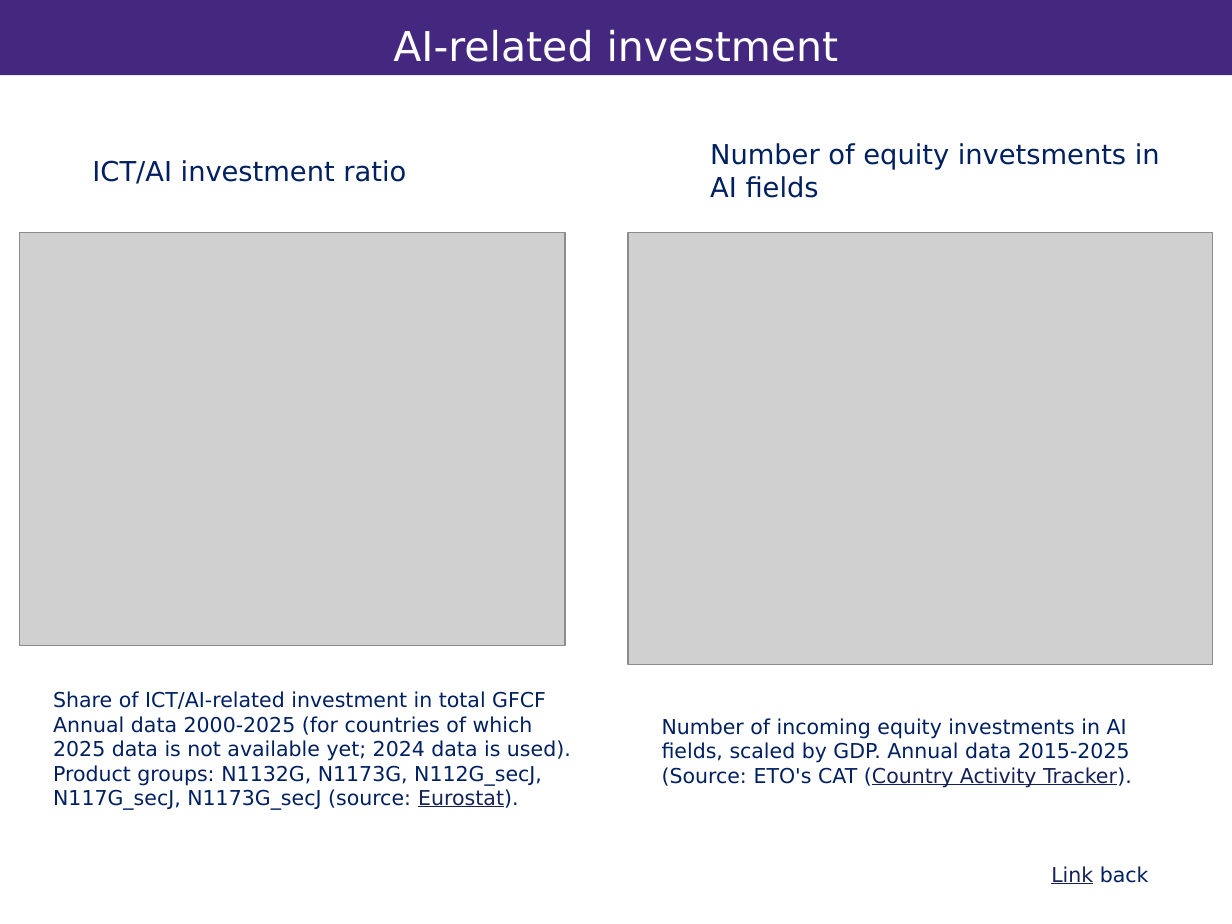
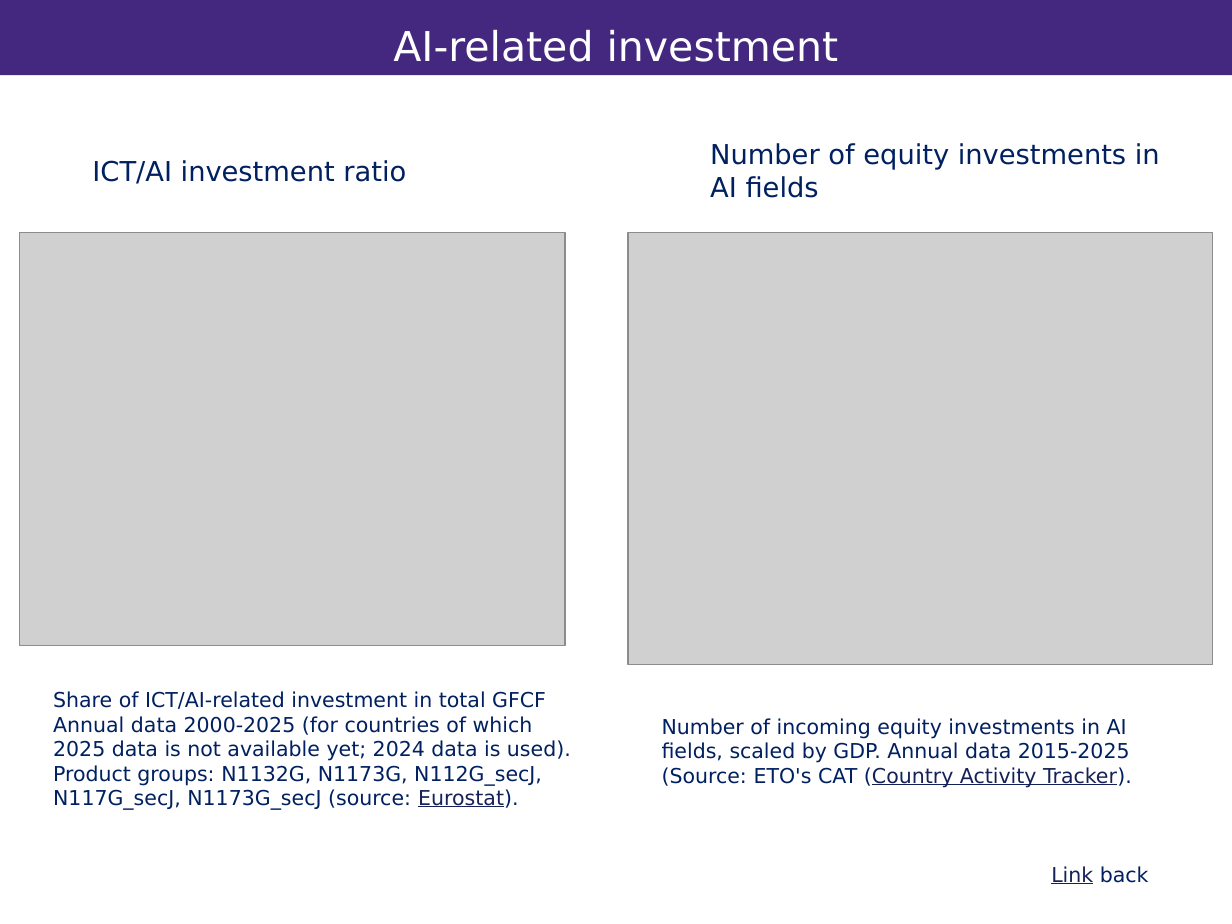
Before and after one commit to vandenEnd/scripts, a slide deck: slide 13 of Resilience.pptx. Drawn at 1232x924 pixels with LibreOffice and Linux fonts; fonts in the diff are those of the drawing; grey boxes stand for pictures; background and template pictures are left out. Boxes give left, top, right and bottom in pixels: in the first picture for what was removed or moved away, otherwise in the second. Text is boxed around its words. In the diff, an @@ line names an element or a change of style, - is before the commit and + after.

```diff
--- a/Resilience.pptx
+++ b/Resilience.pptx
@@ text at (710,143,1160,198): text changed @@
-Number of equity invetsments in AI fields
+Number of equity investments in AI fields
```
Also in this commit, not shown: 2 other slides changed.
